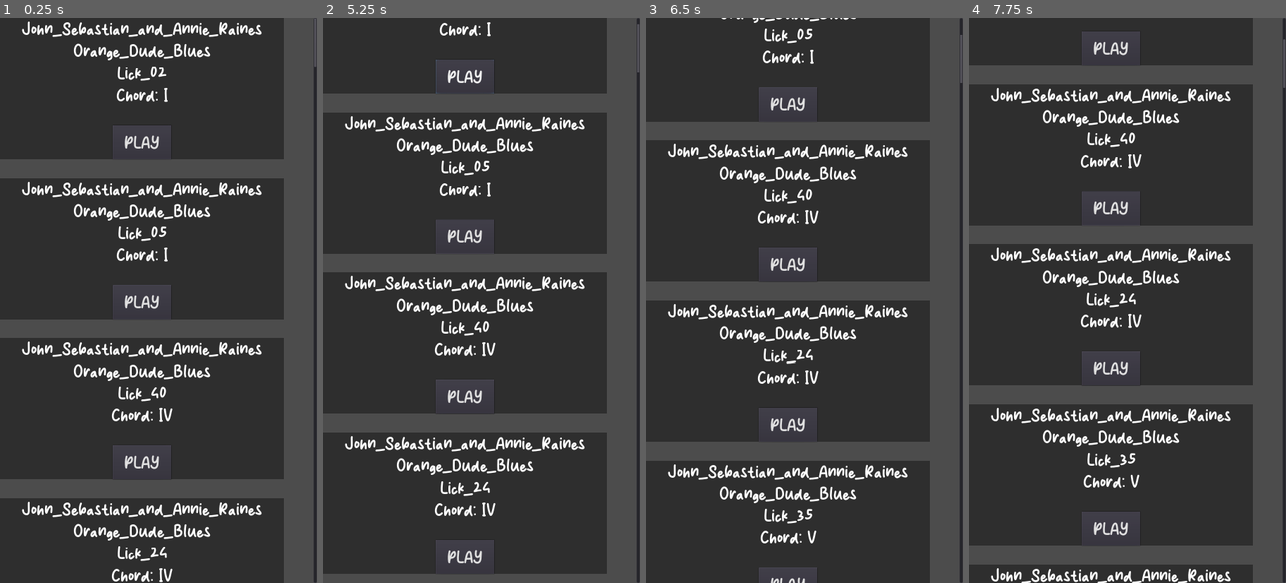
Above: before the commit, frames 1-4 (left to right).
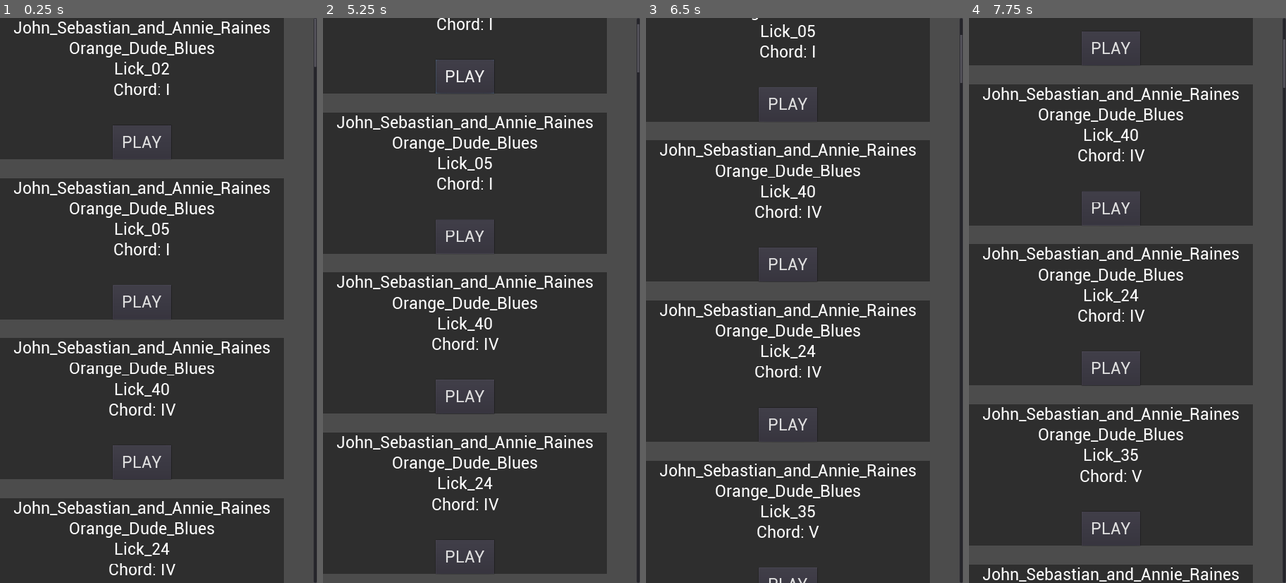
Above: after the commit, the same moments.

Repository: davifoox/harmonica-app
Game: Godot game, scene res://Main.tscn
Same seed, same stepped clock (60 frames per second), same inputs: the game is played once before the commit and once after it.
Inputs (mouse positions are in pixels of both pictures, inside the frame that each line leads up to):
- Up to frame 1 (0.25 s): no input
- Up to frame 2 (5.25 s): click "PLAY" at 0.5 s; click "PLAY" at 1.25 s; click "PLAY" at 2 s; tap Enter at 2.75, 4.25 s; move the mouse to (551, 272) at 2.77 s; click (551, 272) at 2.92 s; tap Space at 3.5, 5 s; drag from (418, 328) to (465, 413) at 3.52 s; move the mouse to (513, 176) at 4.27 s; click (513, 176) at 4.42 s; drag from (465, 413) to (386, 215) at 5.02 s
- Up to frame 3 (6.5 s): tap Enter at 5.75 s; move the mouse to (899, 385) at 5.77 s; click (899, 385) at 5.92 s
- Up to frame 4 (7.75 s): tap Space at 6.5 s; drag from (1032, 215) to (1079, 159) at 6.52 s; move the mouse to (1143, 300) at 7.27 s; click (1143, 300) at 7.42 s

The runs differ from the first frame. In frame 1, 8.9% of the frame differs, in the area x 4-86%, y 0-100%; in frame 2, 7.2%; in frame 3, 7.5%; in frame 4, 8.0%.

Commit message:
changed font to roboto

Diff:
--- a/ui/main-theme/main-theme.tres
+++ b/ui/main-theme/main-theme.tres
@@ -1,9 +1,9 @@
 [gd_resource type="Theme" load_steps=3 format=2]
 
-[ext_resource path="res://ui/main-theme/hello_sunday_3/Hello Sunday.otf" type="DynamicFontData" id=1]
+[ext_resource path="res://ui/main-theme/roboto/Roboto-Regular.ttf" type="DynamicFontData" id=1]
 
 [sub_resource type="DynamicFont" id=1]
-size = 64
+size = 56
 font_data = ExtResource( 1 )
 
 [resource]
Binary file removed: ui/main-theme/hello_sunday_3/Hello Sunday.otf
Not shown, removed: ui/main-theme/hello_sunday_3/Read Me.txt
Not shown, added: ui/main-theme/roboto/NOTICE.txt
Binary file added: ui/main-theme/roboto/Roboto-Black.ttf
Binary file added: ui/main-theme/roboto/Roboto-BlackItalic.ttf
Binary file added: ui/main-theme/roboto/Roboto-Bold.ttf
Binary file added: ui/main-theme/roboto/Roboto-BoldCondensed.ttf
Binary file added: ui/main-theme/roboto/Roboto-BoldCondensedItalic.ttf
Binary file added: ui/main-theme/roboto/Roboto-BoldItalic.ttf
Binary file added: ui/main-theme/roboto/Roboto-Condensed.ttf
Binary file added: ui/main-theme/roboto/Roboto-CondensedItalic.ttf
Binary file added: ui/main-theme/roboto/Roboto-Italic.ttf
(and 8 more such lines)
